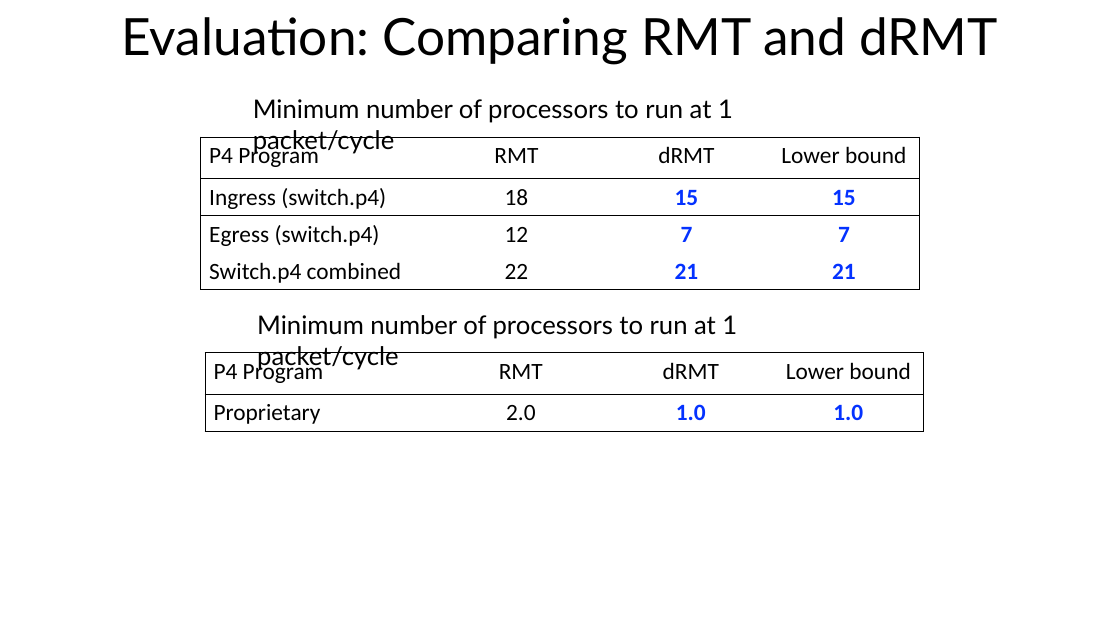
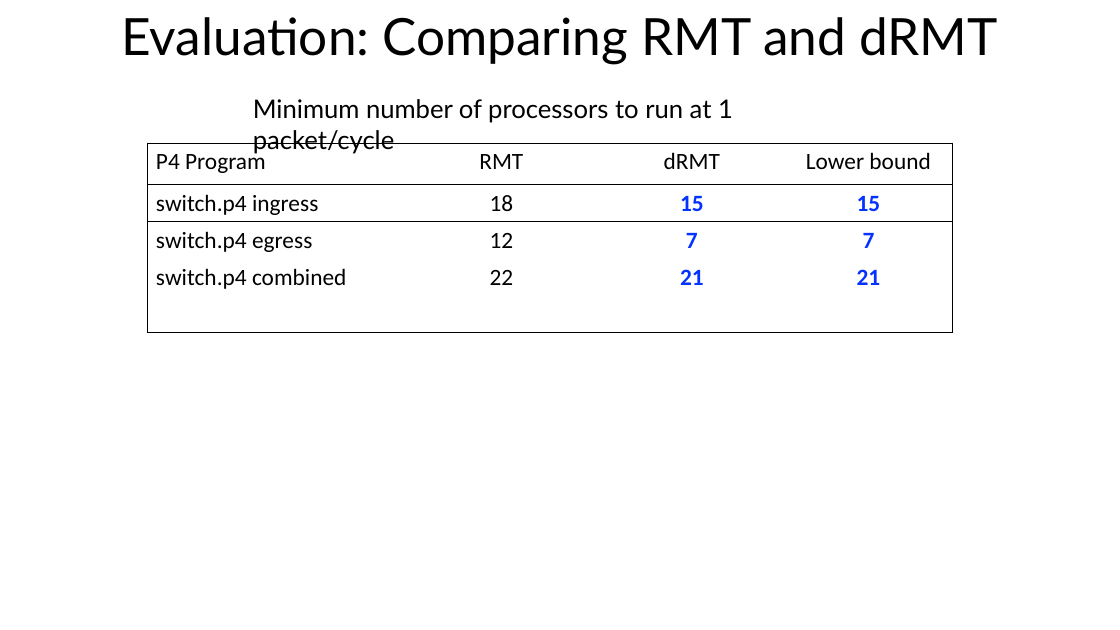
Before and after one commit to anirudhSK/drmt_talk, a slide deck: slide 24 of drmt_sigcomm.pptx (slide 22 before the commit). Drawn at 1120x630 pixels with LibreOffice and Linux fonts; fonts in the diff are those of the drawing. Boxes give left, top, right and bottom in pixels: in the first picture for what was removed or moved away, otherwise in the second. Text is boxed around its words. In the diff, an @@ line names an element or a change of style, - is before the commit and + after.

```diff
--- a/drmt_sigcomm.pptx
+++ b/drmt_sigcomm.pptx
@@ table at bbox=[148, 143, 954, 333] @@
-row 2: Ingress (switch.p4) | 18 | 15 | 15
-row 3: Egress (switch.p4) | 12 | 7 | 7
-row 4: Switch.p4 combined | 22 | 21 | 21
+row 2: switch.p4 ingress | 18 | 15 | 15
+row 3: switch.p4 egress | 12 | 7 | 7
+row 4: switch.p4 combined | 22 | 21 | 21
+row 5:  |  |  | 
@@ table: place and size @@
-table at bbox=[201, 137, 919, 290]
+table at bbox=[148, 143, 954, 333]
@@ text removed at bbox=[257, 315, 737, 370] @@
-Minimum number of processors to run at 1 packet/cycle
@@ table removed at bbox=[205, 353, 923, 432], 2 rows, 4 columns @@
-P4 Program | RMT | dRMT | Lower bound
-Proprietary | 2.0 | 1.0 | 1.0
```
Also in this commit, not shown: 4 slides added, 1 slide removed.
